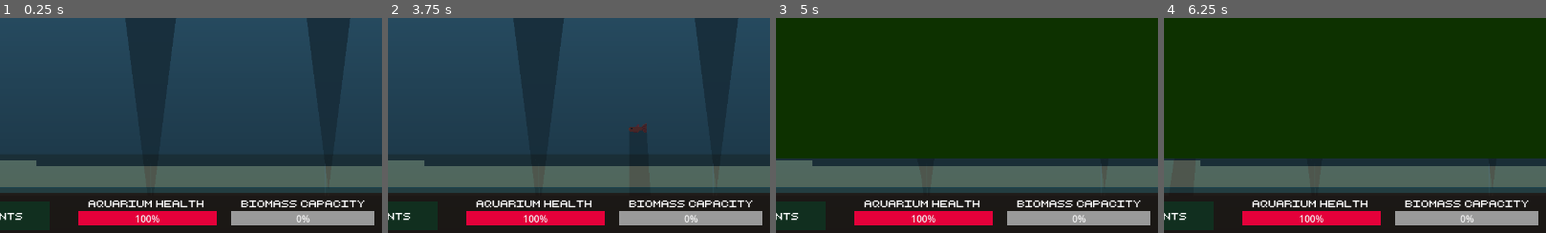
Above: before the commit, frames 1-4 (left to right).
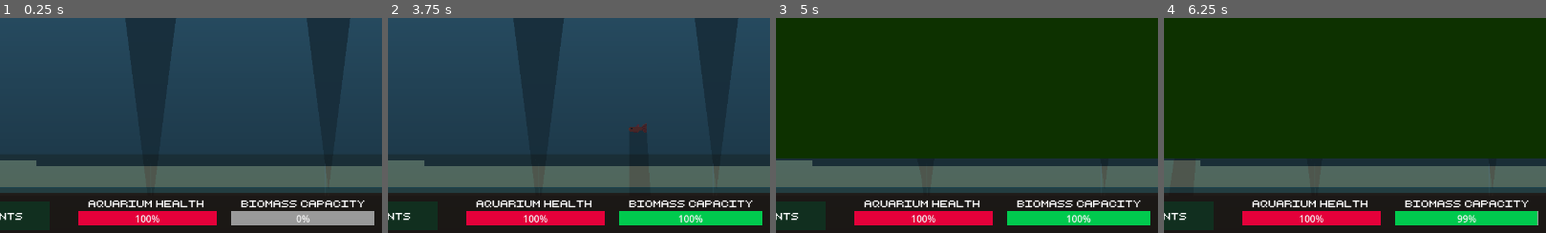
Above: after the commit, the same moments.

Repository: adrientremblay/ld56
Game: Godot game, scene res://scenes/game_screen.tscn
The game is run twice, just before and just after one commit, with the same random seed, the same clock (stepped at 60 frames per second) and the same inputs.
Inputs:
- Up to frame 1 (0.25 s): no input
- Up to frame 2 (3.75 s): click "Buy Creatures" at 0.5 s; click "Buy Plants" at 1.25 s; click "buy snail (5$)" at 2 s; click "Buy Fish (10$)" at 2.75 s; click "Accept" at 3.5 s
- Up to frame 3 (5 s): click "Buy Creatures" at 4.25 s
- Up to frame 4 (6.25 s): click "Buy Plants" at 5 s; click "buy snail (5$)" at 5.75 s
The pictures show only the part of the screen within x 30-80%, y 50-100%; the shares and areas given below are measured in that part.

The runs differ from the first frame. In frame 2, 2.5% of the frame differs, in the area x 60-98%, y 89-97%; in frame 3, 2.5%; in frame 4, 2.5%.

Commit message:
biomass capacity indicator

Diff:
--- a/scenes/game_screen.gd
+++ b/scenes/game_screen.gd
@@ -12,9 +12,15 @@
 
 var money = 15
 
+var biomass_capacity = 200 # pounds
+var biomass_usage = 0.0 # decimal %
+
 func _ready() -> void:
 	contract_menu.visible = false
 	set_money_label()
+
+func _process(delta: float) -> void:
+	calculate_biomass_capacity_percent()
 
 func _on_buy_snail_pressed() -> void:
 	if money < 5:
@@ -108,3 +114,16 @@
 	var corpse_list = compile_corpse_list()
 	if corpse_list.size() == 4: # full
 		$UI/ContractMenu.no_contracts_available()
+
+func calculate_biomass_capacity_percent():
+	var actual_biomass = 0
+
+	var corpse_list = compile_corpse_list()
+	for corpse in corpse_list:
+		actual_biomass += corpse.weight
+
+	# TODO: Vary the creature weight
+	actual_biomass += $Aquarium/Creatures.get_child_count() * 5
+	biomass_usage = snappedf(actual_biomass / biomass_capacity, 0.001)
+
+	$UI/BiomassBar.value = biomass_usage * 100
--- a/scenes/game_screen.tscn
+++ b/scenes/game_screen.tscn
@@ -181,6 +181,7 @@
 expand_icon = true
 
 [node name="Button" type="Button" parent="UI"]
+light_mask = 0
 layout_mode = 0
 offset_left = 256.0
 offset_top = 664.0
@@ -375,7 +376,7 @@
 theme = ExtResource("4_gs2f0")
 text = "Biomass Capacity"
 
-[node name="ProgressBar" type="ProgressBar" parent="UI"]
+[node name="BiomassBar" type="ProgressBar" parent="UI"]
 layout_mode = 0
 offset_left = 776.0
 offset_top = 680.0
